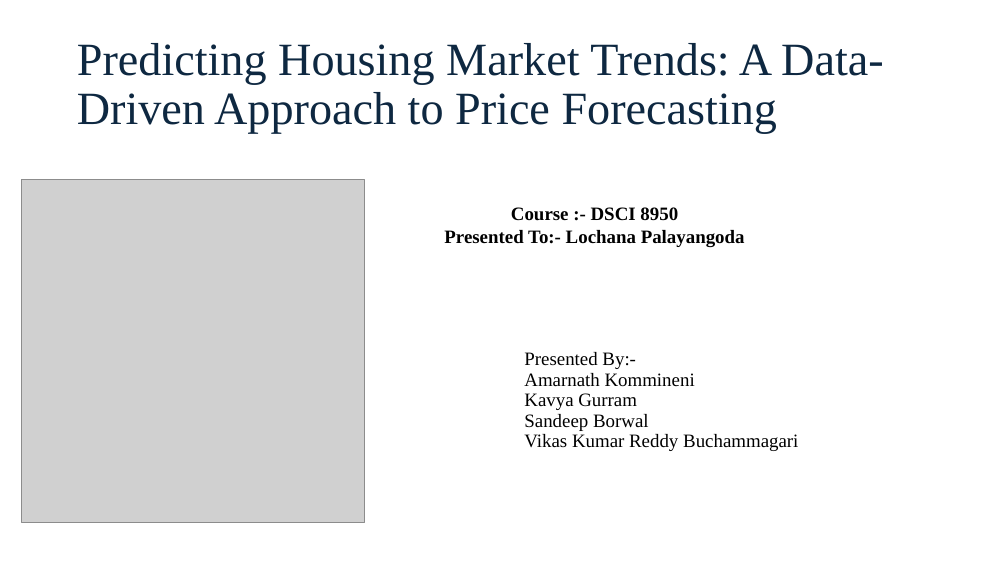
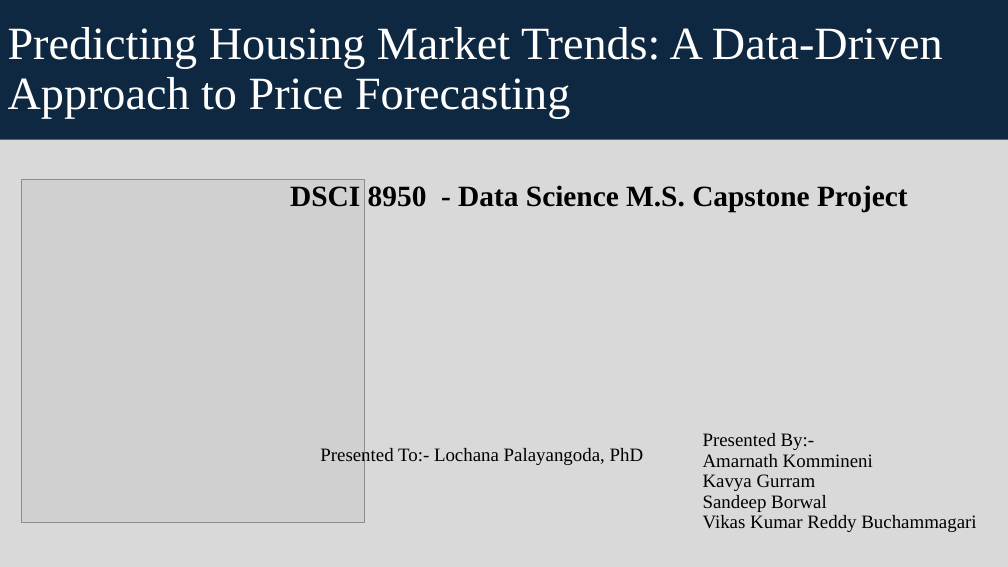
Before and after one commit to KavyaGurram2000/DS_2025_TeamE, a slide deck: slide 1 of Presentation_slides/Predicting Housing Market Trends_final.pptx. Drawn at 1008x567 pixels with LibreOffice and Linux fonts; fonts in the diff are those of the drawing; grey boxes stand for pictures. Boxes give left, top, right and bottom in pixels: in the first picture for what was removed or moved away, otherwise in the second. Text is boxed around its words. In the diff, an @@ line names an element or a change of style, - is before the commit and + after.

```diff
--- a/Presentation_slides/Predicting Housing Market Trends_final.pptx
+++ b/Presentation_slides/Predicting Housing Market Trends_final.pptx
@@ background #FFFFFF to #D9D9D9 @@
@@ title "Predicting Housing Market Trends: A ...": place and size @@
-title "Predicting Housing Market Trends: A ..." at bbox=[77, 43, 884, 134]
+title "Predicting Housing Market Trends: A ..." at bbox=[0, 0, 1008, 140]
@@ title "Predicting Housing Market Trends: A ..." at bbox=[0, 0, 1008, 140]: text colour #0E2841 to #FFFFFF; fill none to #0E2841 @@
@@ text "DSCI 8950 - Data Science ..." at bbox=[290, 185, 908, 213]: vertical alignment middle to top @@
@@ text at bbox=[290, 185, 908, 213]: text changed; size 18 to 28 pt @@
-Course :- DSCI 8950
-Presented To:- Lochana Palayangoda
+DSCI 8950 - Data Science M.S. Capstone Project
@@ text added at bbox=[320, 447, 644, 466], 18 pt, text #000000 @@
+Presented To:- Lochana Palayangoda, PhD
@@ text "Presented By:- Amarnath Kommineni Kavya ...": place and size @@
-text "Presented By:- Amarnath Kommineni Kavya ..." at bbox=[524, 352, 798, 451]
+text "Presented By:- Amarnath Kommineni Kavya ..." at bbox=[703, 433, 976, 532]
```
Also in this commit, not shown: 31 other slides changed, 1 slide removed, 3 other files.
